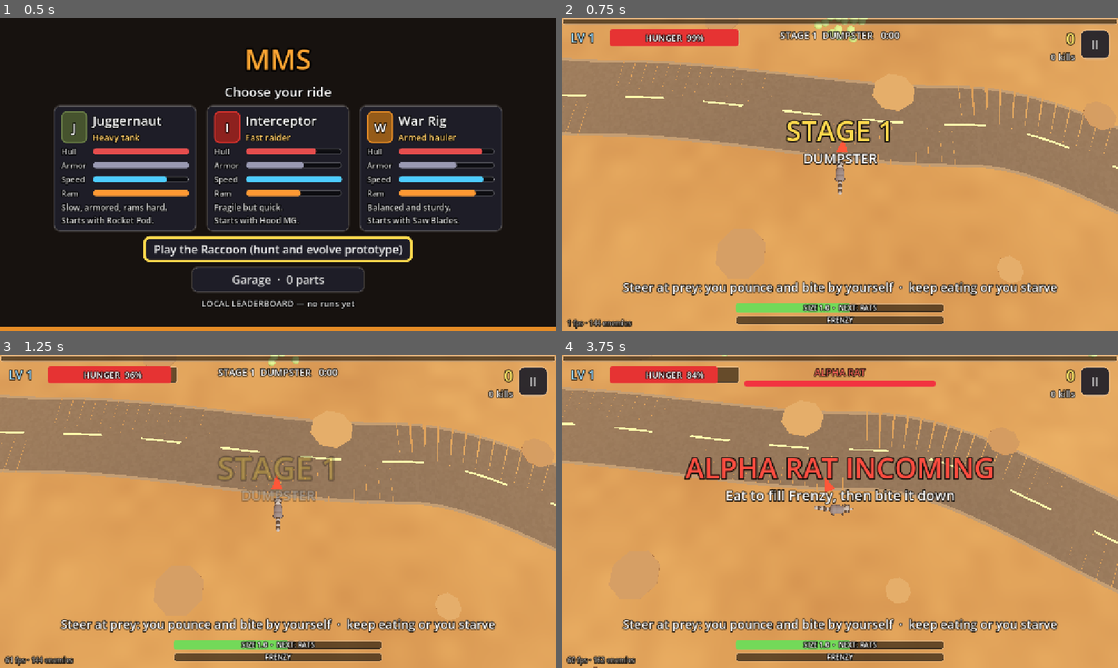
Above: before the commit, frames 1-4 (two rows, left to right).
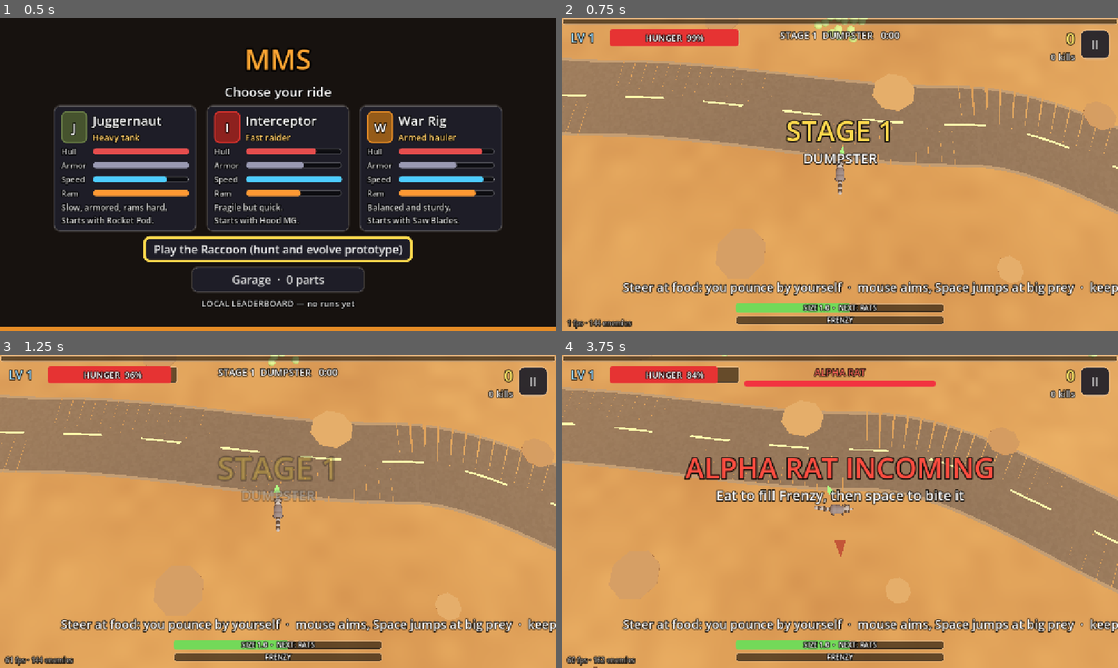
Above: after the commit, the same moments.

Repository: dnis-p/MMS
Game: Godot game, scene res://scenes/main.tscn
Two runs of this game, one before a commit and one after it. Both use one fixed random seed, a clock stepped at 60 frames per second and the inputs below.
Inputs (mouse positions are in pixels of both pictures, inside the frame that each line leads up to):
- Up to frame 1 (0.5 s): no input
- Up to frame 2 (0.75 s): click "Play the Raccoon (hunt and ev…" at 0.5 s
- Up to frame 3 (1.25 s): no input
- Up to frame 4 (3.75 s): tap Enter (ui_accept) at 1.25, 1.52 s; move the mouse to (962, 495) at 1.27 s; hold D (move_right) 1.28-2 s; hold Space (pounce, bound only after the commit) 1.28-2 s; click (962, 495) at 1.42 s; drag from (728, 527) to (812, 574) at 2.02 s; move the mouse to (895, 442) at 2.77 s; hold D (move_right) 2.78-3.5 s; hold Space (pounce, bound only after the commit) 2.78-3.5 s; tap P at 2.85 s; click (895, 442) at 2.92 s; click "Skip to boss (test)" at 3.5 s

Frame 1 is identical in both runs. In frame 2, 2.0% of the frame differs, in the area x 19-100%, y 39-89%; in frame 3, 2.0%; in frame 4, 3.5%.

Commit message:
Raccoon: hybrid jump, Space at the mouse pointer for big prey, food stays automatic
Co-Authored-By: Claude Opus 5.5 <noreply@anthropic.com>

Diff:
--- a/scripts/data/defs.gd
+++ b/scripts/data/defs.gd
@@ -48,14 +48,16 @@
 const DRIVE := {"accel_time": 0.25, "brake_time": 0.15, "steer_speed": 6.0, "turn_slow": 0.2, "lean": 0.03}
 
 ## Eat-and-grow prototype, used by classes with "creature": true. No guns: the creature pounces by
-## itself at prey ahead of it and bites everything around where it lands. Anything smaller is eaten
-## and resets the pounce; anything bigger loses a chunk of HP and bounces you back, drops at 0 HP
-## ("weak") and is then eaten. Mass is size squared.
+## itself at food ahead of it and bites everything around where it lands, but never at or next to
+## something big: that takes a jump (Space, or a tap on a phone) at what the pointer is on, within
+## aim_cone (a dot product) of the line to it. Anything smaller is eaten and resets the pounce;
+## anything bigger loses a chunk of HP and bounces you back, drops at 0 HP ("weak") and is then
+## eaten. jump_buffer: a jump pressed this many seconds early still goes. Mass is size squared.
 ## growth: share of the prey's mass you gain, less on later stages where prey is bigger. xp: share of its XP. stage_scale: food gets this much bigger each stage.
 ## zoom: camera zoom per point of size. pace_zoom: share of that zoom added to everyone's speed, so
 ## growing never feels slower on screen.
 ## HP is hunger: it drains by hunger_drain (plus hunger_stage per stage) per second, and each meal
-## gives the square root of its XP times meal. Frenzy (0-1): each meal adds frenzy_gain, it holds for frenzy_hold
+## gives the square root of its XP times meal. A chunk torn off something big gives tear_meal. Frenzy (0-1): each meal adds frenzy_gain, it holds for frenzy_hold
 ## seconds and then drains; it raises speed, bite area and chunks by the frenzy_* factors at full.
 ## scent_boost: extra speed while running at food within scent_range (Warwick's passive).
 ## reach, bite_radius and bounce are metres at size 1; reach grows by reach_grow per point of size.
@@ -65,8 +67,8 @@
 ## you, is added every threat_every seconds while fewer than threat_base + threat_ramp * t are alive.
 const EAT := {
 	"radius": 0.9, "growth": 0.0075, "xp": 0.11, "stage_scale": 2.5, "zoom": 0.3, "pace_zoom": 0.7,
-	"reach": 10.0, "reach_grow": 0.6, "bite_radius": 2.6, "ahead": 0.5, "lunge_time": 0.16, "bite_cd": 0.7, "chain_time": 0.3,
-	"bounce": 5.0, "bounce_time": 0.18, "bite_dmg": 40.0, "weak_time": 4.0, "recover": 0.4,
+	"reach": 10.0, "reach_grow": 0.6, "bite_radius": 2.6, "ahead": 0.5, "lunge_time": 0.16, "bite_cd": 0.7, "chain_time": 0.3, "aim_cone": 0.75, "jump_buffer": 0.2,
+	"bounce": 5.0, "bounce_time": 0.18, "bite_dmg": 40.0, "tear_meal": 8.0, "weak_time": 4.0, "recover": 0.4,
 	"hunger_drain": 8.0, "hunger_stage": 1.0, "meal": 1.0,
 	"frenzy_gain": 0.05, "frenzy_hold": 1.2, "frenzy_drain": 0.5, "frenzy_speed": 0.35, "frenzy_bite": 0.5, "frenzy_tear": 2.0,
 	"scent_boost": 0.3, "scent_range": 30.0,
--- a/scripts/game/bot.gd
+++ b/scripts/game/bot.gd
@@ -69,6 +69,13 @@
 	return Vector2(e.pos[run.alpha].x - car.x, e.pos[run.alpha].z - car.z).normalized() * 5.0
 
 
+## Bites the boss with Frenzy up and anything else big whenever it can. Returns what to jump at.
+func jump_at(run: Run) -> int:
+	if run.alpha >= 0 and run.frenzy < 0.4:
+		return -1
+	return run.enemies.nearest_big(run.player.global_position, run.bite_reach())
+
+
 func _toward_pickup(run: Run, car: Vector3) -> Vector2:
 	var best := Vector3.ZERO
 	var best_d := GEM_RANGE * GEM_RANGE
--- a/scripts/game/enemies.gd
+++ b/scripts/game/enemies.gd
@@ -47,6 +47,8 @@
 var herd := PackedFloat32Array()  # calm prey of a herd wander together along this angle
 var elite := PackedByteArray()  # eat mode: a brute that drops a crate
 var threat_count := 0  # eat mode: alive things too big to eat
+var aimed := -1  # eat mode: what a jump would hit right now
+var _big := PackedInt32Array()
 var _eat: Dictionary = Defs.EAT
 var _reach := 3.0
 var _free: Array[int] = []
@@ -369,25 +371,78 @@
 	return best
 
 
-## What to pounce at: food first, something bigger only when no food is in reach. Only what is
-## ahead counts, unless `any_way` is set, which is how bites chain.
-func bite_target(center: Vector3, facing: Vector3, reach: float, any_way: bool) -> int:
+## The closest food to pounce at by itself. Only what is ahead counts, unless `any_way` is set,
+## which is how bites chain. Food within `keep_off` of something big is left alone: going near
+## that has to be the player's choice.
+func bite_target(center: Vector3, facing: Vector3, reach: float, any_way: bool, keep_off: float) -> int:
+	_big.clear()
+	for i in used:
+		if alive[i] == 1 and not edible(i):
+			_big.append(i)
 	var best := -1
-	var best_score := INF
+	var best_gap := INF
 	var ahead: float = _eat["ahead"]
 	for i in used:
-		if alive[i] == 0:
+		if alive[i] == 0 or not edible(i):
 			continue
 		var diff := pos[i] - center
 		diff.y = 0.0
 		var length := diff.length()
 		var gap := length - radius[i]
-		if gap > reach or (not any_way and gap > 1.0 and diff.dot(facing) < ahead * length):
-			continue
-		var score := gap if edible(i) else gap + reach
-		if score < best_score:
-			best_score = score
+		if gap >= best_gap or gap > reach or (not any_way and gap > 1.0 and diff.dot(facing) < ahead * length):
+			continue
+		if not _near_big(pos[i], keep_off):
+			best_gap = gap
 			best = i
+	return best
+
+
+func _near_big(p: Vector3, keep_off: float) -> bool:
+	for b in _big:
+		var r := radius[b] + keep_off
+		if p.distance_squared_to(pos[b]) < r * r:
+			return true
+	return false
+
+
+## What a jump at the ground spot `at` would hit: whatever in reach is closest to that spot, inside
+## the cone around the line to it. Food and big prey count the same, since the player chose.
+func aim_target(center: Vector3, at: Vector3, reach: float) -> int:
+	var line := at - center
+	line.y = 0.0
+	var length := line.length()
+	if length < 0.01:
+		return -1
+	var dir := line / length
+	var spot := center + dir * minf(length, reach)
+	var cone: float = _eat["aim_cone"]
+	var best := -1
+	var best_d := INF
+	for i in used:
+		if alive[i] == 0:
+			continue
+		var diff := pos[i] - center
+		diff.y = 0.0
+		var l := diff.length()
+		if l - radius[i] > reach or diff.dot(dir) < cone * l:
+			continue
+		var d2 := spot.distance_squared_to(pos[i])
+		if d2 < best_d:
+			best_d = d2
+			best = i
+	return best
+
+
+## The closest thing too big to eat within `r`, or -1.
+func nearest_big(center: Vector3, r: float) -> int:
+	var best := -1
+	var best_d := r * r
+	for i in used:
+		if alive[i] == 1 and not edible(i):
+			var d2 := center.distance_squared_to(pos[i]) - radius[i] * radius[i]
+			if d2 < best_d:
+				best_d = d2
+				best = i
 	return best
 
 
@@ -437,6 +492,8 @@
 				color = color.lightened(0.2)
 			else:  # too big: black with a red pulse
 				color = DANGER_COLOR.lerp(DANGER_PULSE, pulse)
+			if i == aimed:
+				color = color.lerp(white, 0.65)
 		var k: int = counts[t]
 		_mm[t].set_instance_transform(k, Transform3D(basis, Vector3(p.x, lift + bob, p.z)))
 		_mm[t].set_instance_color(k, white if flash[i] > 0.0 else color)
--- a/scripts/game/player.gd
+++ b/scripts/game/player.gd
@@ -40,6 +40,8 @@
 var _model: RaccoonBody
 var _grafts: Array = []
 var _scent: MeshInstance3D
+var _aim: MeshInstance3D
+var _aim_mat: StandardMaterial3D
 
 var theta := 0.0
 var ring_index := 1
@@ -85,7 +87,9 @@
 	add_child(_body)
 	if creature:
 		set_form(0)
-		_build_scent()
+		_scent = _arrow(Color(0.5, 1.0, 0.4), Vector3(0.8, 1.2, 0.05))
+		_aim = _arrow(Color(0.6, 0.2, 0.15), Vector3(1.3, 1.9, 0.05))
+		_aim_mat = _aim.material_override
 		return
 	var wheel_r := 0.45 if class_id != "juggernaut" else 0.55
 	var hull_y := wheel_r + size.y * 0.5 - 0.1
@@ -145,27 +149,44 @@
 	_model.graft(part, color)
 
 
-## An arrow on the ground that points at the nearest food.
-func _build_scent() -> void:
-	_scent = MeshInstance3D.new()
+## An arrow lying on the ground around the body.
+func _arrow(color: Color, size: Vector3) -> MeshInstance3D:
+	var arrow := MeshInstance3D.new()
 	var mesh := PrismMesh.new()
-	mesh.size = Vector3(1.3, 1.9, 0.05)
-	_scent.mesh = mesh
+	mesh.size = size
+	arrow.mesh = mesh
 	var mat := StandardMaterial3D.new()
 	mat.shading_mode = BaseMaterial3D.SHADING_MODE_UNSHADED
-	mat.albedo_color = Color(1.0, 0.2, 0.15)
-	_scent.material_override = mat
-	_scent.top_level = true
+	mat.albedo_color = color
+	arrow.material_override = mat
+	arrow.top_level = true
+	arrow.visible = false
+	add_child(arrow)
+	return arrow
+
+
+## `dir` is flat; zero hides the arrow.
+func _point(arrow: MeshInstance3D, dir: Vector3, s: float, out: float) -> void:
+	arrow.visible = dir != Vector3.ZERO
+	if arrow.visible:
+		arrow.basis = Basis(dir.cross(Vector3.UP), dir, Vector3.UP).scaled(Vector3.ONE * s)
+		arrow.global_position = global_position + dir * (radius + out * s) + Vector3(0, 0.3, 0)
+
+
+## Green: where the nearest food is.
+func set_scent(dir: Vector3, s: float) -> void:
+	_point(_scent, dir, s, 1.8)
+
+
+## Red: where a jump would go, bright when something is there to hit.
+func set_aim(dir: Vector3, s: float, locked: bool) -> void:
+	_point(_aim, dir, s, 3.4)
+	_aim_mat.albedo_color = Color(1.0, 0.12, 0.08) if locked else Color(0.6, 0.2, 0.15)
+
+
+func hide_arrows() -> void:
 	_scent.visible = false
-	add_child(_scent)
-
-
-## `dir` is flat and points at the food; zero hides the arrow.
-func set_scent(dir: Vector3, s: float) -> void:
-	_scent.visible = dir != Vector3.ZERO
-	if _scent.visible:
-		_scent.basis = Basis(dir.cross(Vector3.UP), dir, Vector3.UP).scaled(Vector3.ONE * s)
-		_scent.global_position = global_position + dir * (radius + 2.6 * s) + Vector3(0, 0.3, 0)
+	_aim.visible = false
 
 
 ## Starts a pounce (or a bounce, with `face` off) that takes `time` seconds and stops `stop` metres short.
--- a/scripts/game/run.gd
+++ b/scripts/game/run.gd
@@ -11,6 +11,7 @@
 
 const ARENA_CENTER := Vector3(0, 0, 4000)
 const STICK_DEADZONE := 18.0
+const SPACE_GUARD := 0.6  # panels ignore the keyboard this long, so mashed bites can't click them
 
 var class_id := ""
 var stage := 1
@@ -116,6 +117,11 @@
 var _scent := -1  # nearest food
 var _prey := -1  # what the pounce in progress is aimed at
 var _biting := false  # the lunge in progress ends in a bite, not a bounce
+var aim_point := Vector3.ZERO  # the ground spot a jump goes at
+var _mouse_seen := false  # no mouse (yet): jumps go straight ahead
+var _jump_buffer := 0.0
+var _tap_left := 0.0  # seconds a phone tap holds the aim
+var _cursor_locked := -1
 var _herd_timer := 0.0
 var _threat_timer := 0.0
 var _hungry_tick := 0.0
@@ -187,6 +193,7 @@
 	crate_ui.auto_close = autotest
 	ui.add_child(crate_ui)
 	overlay = Overlay.new()
+	overlay.focus_delay = SPACE_GUARD if eat_mode else 0.0
 	ui.add_child(overlay)
 
 	_start_stage()
@@ -195,6 +202,8 @@
 func _exit_tree() -> void:
 	Engine.time_scale = 1.0
 	Sfx.rev_stop()
+	if eat_mode:
+		Input.set_custom_mouse_cursor(null)
 	if get_tree():
 		get_tree().paused = false
 
@@ -278,7 +287,7 @@
 	if stage == 1:
 		var hint := "WASD / arrows or drag to drive  ·  weapons fire on their own"
 		if eat_mode:
-			hint = "Steer at prey: you pounce and bite by yourself  ·  keep eating or you starve"
+			hint = "Steer at food: you pounce by yourself  ·  %s  ·  keep eating or you starve" % ("tap to jump at big prey" if OS.has_feature("mobile") else "mouse aims, Space jumps at big prey")
 		hud.show_hint(hint, 6.0)
 	if eat_mode:
 		_last_meal = 0.0
@@ -494,6 +503,8 @@
 		frenzy = maxf(0.0, frenzy - e["frenzy_drain"] * delta)
 		_frenzied = _frenzied and frenzy > 0.5
 	_chain_left -= delta
+	_jump_buffer -= delta
+	_tap_left -= delta
 	if p.lunge_left > 0.0:
 		if _biting and enemies.is_alive(_prey):
 			p.lunge_to = enemies.pos[_prey]
@@ -505,6 +516,7 @@
 	if _sniff <= 0.0:
 		_sniff = 0.1
 		_scent = enemies.nearest_food(p.global_position)
+		enemies.aimed = enemies.aim_target(p.global_position, aim_point, bite_reach())
 	var to_food := Vector3.ZERO
 	var scent := false
 	if enemies.is_alive(_scent) and enemies.edible(_scent):
@@ -516,15 +528,60 @@
 	p.set_scent(to_food, view_zoom)
 	p.boost = (1.0 + e["frenzy_speed"] * frenzy) * (1.0 + (e["scent_boost"] if scent else 0.0))
 	p.drive(delta, _move_input(delta), map)
+	_update_aim()
 	if _bite_cd > 0.0:
 		return
+	if autotest:
+		var b := bot.jump_at(self)
+		if b >= 0:
+			aim_point = enemies.pos[b]
+			_jump_buffer = e["jump_buffer"]
+	if _jump_buffer > 0.0:
+		var j := enemies.aim_target(p.global_position, aim_point, bite_reach())
+		if j >= 0:
+			_jump_buffer = 0.0
+			_pounce(j)
+			return
 	_seek -= delta
 	if _seek > 0.0:
 		return
 	_seek = 0.05
-	var i := enemies.bite_target(p.global_position, p.heading, bite_reach(), _chain_left > 0.0)
+	var i := enemies.bite_target(p.global_position, p.heading, bite_reach(), _chain_left > 0.0, bite_radius())
 	if i >= 0:
 		_pounce(i)
+
+
+## Keeps the aim on the pointer and shows it: red arrow, pointer and the target all light up.
+func _update_aim() -> void:
+	var p := player
+	if _tap_left <= 0.0:
+		aim_point = _ground_at(get_viewport().get_mouse_position()) if _mouse_seen and not autotest else p.global_position + p.heading * bite_reach()
+	var locked := enemies.is_alive(enemies.aimed)
+	var to := (enemies.pos[enemies.aimed] if locked else aim_point) - p.global_position
+	to.y = 0.0
+	p.set_aim(to.normalized() if _mouse_seen and to.length_squared() > 0.01 else Vector3.ZERO, view_zoom, locked)
+	if not autotest and _mouse_seen and int(locked) != _cursor_locked:
+		_cursor_locked = int(locked)
+		Input.set_custom_mouse_cursor(Ui.crosshair(Color(1.0, 0.15, 0.1) if locked else Color(1, 1, 1)), Input.CURSOR_ARROW, Vector2(24, 24))
+
+
+## Where a screen position lands on the ground.
+func _ground_at(screen: Vector2) -> Vector3:
+	var from := camera.project_ray_origin(screen)
+	var dir := camera.project_ray_normal(screen)
+	return from - dir * from.y / minf(dir.y, -0.01)
+
+
+func press_jump() -> void:
+	_jump_buffer = Defs.EAT["jump_buffer"]
+
+
+func _tap_jump(screen: Vector2) -> void:
+	if phase != Phase.ROAM or not eat_mode:
+		return
+	aim_point = _ground_at(screen)
+	_tap_left = Defs.EAT["jump_buffer"]
+	press_jump()
 
 
 ## Hunger is your health: it drains all the time and only food refills it.
@@ -554,7 +611,7 @@
 func _pounce(i: int) -> void:
 	_prey = i
 	_biting = true
-	player.set_scent(Vector3.ZERO, 1.0)
+	player.hide_arrows()
 	var stop: float = 0.0 if enemies.edible(i) else enemies.radius[i] + player.radius * 0.5
 	player.lunge(enemies.pos[i], Defs.EAT["lunge_time"], stop)
 	Sfx.play("dash", -10.0, 1.5)
@@ -622,6 +679,7 @@
 func _tear(i: int) -> bool:
 	var amount := plain_bite() * (1.0 + Defs.EAT["frenzy_tear"] * frenzy)
 	enemies.hp[i] -= amount
+	player.hp = minf(player.max_hp, player.hp + Defs.EAT["tear_meal"])
 	enemies.flash[i] = 0.1
 	fx.number(enemies.pos[i], amount, frenzy > 0.75)
 	fx.burst(enemies.pos[i] + Vector3(0, 0.5, 0), Color(0.8, 0.1, 0.1), 10, 1.0 + enemies.sizes[i] * 0.2)
@@ -756,7 +814,7 @@
 		if i >= 0:
 			_make_big(i, body_size * e["elite_size"], e["elite_bites"])
 			enemies.elite[i] = 1
-		overlay.banner("ELITE!", "Bite it down and eat it for a crate", Color(1.0, 0.75, 0.2), 1.4)
+		overlay.banner("ELITE!", "%s to bite it down, eat it for a crate" % _jump_word(), Color(1.0, 0.75, 0.2), 1.4)
 		Sfx.play("warn", -10.0, 1.4, true)
 
 
@@ -879,8 +937,12 @@
 	enemies.speed[i] = e["alpha_speed"]
 	enemies.dmg[i] = e["alpha_dmg"]
 	enemies.attack_cd[i] = e["alpha_lunge_every"]
-	overlay.banner("%s INCOMING" % String(biome["boss"]), "Eat to fill Frenzy, then bite it down", Color(1, 0.3, 0.25), 1.8)
+	overlay.banner("%s INCOMING" % String(biome["boss"]), "Eat to fill Frenzy, then %s to bite it" % _jump_word().to_lower(), Color(1, 0.3, 0.25), 1.8)
 	Sfx.play("warn", -4.0, 1.0, true)
+
+
+func _jump_word() -> String:
+	return "Tap" if OS.has_feature("mobile") else "Space"
 
 
 func _on_alpha_eaten(p: Vector3) -> void:
@@ -888,7 +950,7 @@
 	phase = Phase.FEAST
 	player.end_lunge()
 	player.boost = 1.0
-	player.set_scent(Vector3.ZERO, 1.0)
+	player.hide_arrows()
 	if autotest:
 		print("alpha eaten: stage=%d t=%.0f fight=%.1f size=%.1f level=%d hp=%d" % [stage, stage_time, stage_time - _alpha_born, body_size, level, player.hp])
 	var m: Dictionary = _eat_stage(stage)["mutation"]
@@ -1332,7 +1394,15 @@
 			_open_pause()
 
 
+func _input(event: InputEvent) -> void:
+	if eat_mode and event is InputEventMouseMotion and event.device != InputEvent.DEVICE_ID_EMULATION:
+		_mouse_seen = true
+
+
 func _unhandled_input(event: InputEvent) -> void:
+	if eat_mode and phase == Phase.ROAM and event.is_action_pressed("pounce"):
+		press_jump()
+		return
 	if event.is_action_pressed("pause"):
 		if _paused_by_menu:
 			overlay.hide_panel()
@@ -1362,6 +1432,8 @@
 	if event is InputEventScreenTouch:
 		if event.pressed and _stick_index == -1:
 			_stick_start(event.index, event.position)
+		elif event.pressed:
+			_tap_jump(event.position)
 		elif not event.pressed and event.index == _stick_index:
 			_stick_reset()
 	elif event is InputEventScreenDrag:
--- a/scripts/main.gd
+++ b/scripts/main.gd
@@ -122,6 +122,7 @@
 		"move_up": [KEY_W, KEY_UP],
 		"move_down": [KEY_S, KEY_DOWN],
 		"pause": [KEY_ESCAPE, KEY_P],
+		"pounce": [KEY_SPACE],
 	}
 	for action in map:
 		if not InputMap.has_action(action):
--- a/scripts/ui/hud.gd
+++ b/scripts/ui/hud.gd
@@ -107,6 +107,7 @@
 	right.add_child(_kills_label)
 
 	var pause := Button.new()
+	pause.focus_mode = Control.FOCUS_NONE  # Space must not press it
 	pause.text = "II"
 	pause.set_anchors_and_offsets_preset(Control.PRESET_TOP_RIGHT)
 	pause.offset_left = -88
--- a/scripts/ui/overlay.gd
+++ b/scripts/ui/overlay.gd
@@ -2,6 +2,7 @@
 extends Control
 ## Banners, screen flashes and simple modal panels (pause, stage clear, game over).
 
+var focus_delay := 0.0  # creatures mash Space, which must not press a button by accident
 var _banner: Label
 var _banner_sub: Label
 var _flash: ColorRect
@@ -105,7 +106,7 @@
 			first = btn
 	_panel_root.visible = true
 	if first:
-		first.grab_focus()
+		Ui.focus_after(first, focus_delay)
 
 
 func hide_panel() -> void:
--- a/scripts/ui/ui.gd
+++ b/scripts/ui/ui.gd
@@ -131,3 +131,28 @@
 		hint.custom_minimum_size.x = 180 if compact else 230
 		v.add_child(hint)
 	return v
+
+
+## Keyboard focus after `delay` seconds, even while the game is paused.
+static func focus_after(c: Control, delay: float) -> void:
+	if delay <= 0.0:
+		c.grab_focus()
+		return
+	c.get_tree().create_timer(delay, true).timeout.connect(func():
+		if is_instance_valid(c) and c.is_visible_in_tree():
+			c.grab_focus())
+
+
+## The in-game pointer: a ring with a cross, big enough to find on a busy screen.
+static func crosshair(color: Color) -> ImageTexture:
+	var img := Image.create(48, 48, false, Image.FORMAT_RGBA8)
+	for y in 48:
+		for x in 48:
+			var d := Vector2(x - 23.5, y - 23.5)
+			var on := absf(d.length() - 16.0) < 2.0 or (minf(absf(d.x), absf(d.y)) < 1.2 and d.length() > 8.0 and d.length() < 23.0)
+			var edge := absf(d.length() - 16.0) < 3.5
+			if on:
+				img.set_pixel(x, y, color)
+			elif edge:
+				img.set_pixel(x, y, Color(0, 0, 0, 0.8))
+	return ImageTexture.create_from_image(img)
--- a/tests/eat_check.gd
+++ b/tests/eat_check.gd
@@ -59,8 +59,35 @@
 			_step = "pounce"
 		"pounce":
 			if _wait <= 0.0:
-				_check("prey ahead gets pounced on with no input", not r.enemies.is_alive(_food) and r.frenzy > 0.0)
-				r.enemies.clear()
+				_check("food ahead gets pounced on with no input", not r.enemies.is_alive(_food) and r.frenzy > 0.0)
+				r.enemies.clear()
+				r.player.end_lunge()
+				r._bite_cd = 0.0
+				r.player.heading = Vector3.FORWARD
+				_food = r.enemies.spawn(Enemies.BRUTE, r.player.global_position + Vector3.FORWARD * 7.0, 1.0)
+				r._make_big(_food, 2.0, 3.0)
+				r.enemies.speed[_food] = 0.0
+				_gap = r.enemies.hp[_food]
+				_wait = 0.3
+				_step = "no_auto"
+		"no_auto":
+			if _wait <= 0.0:
+				_check("something big is never jumped at by itself", r.enemies.hp[_food] == _gap and r.player.lunge_left <= 0.0)
+				r.press_jump()
+				_wait = 0.4
+				_step = "jump"
+		"jump":
+			if _wait <= 0.0:
+				_check("Space jumps at big prey and bites it", r.enemies.hp[_food] < _gap)
+				r.enemies.clear()
+				r.player.end_lunge()
+				r._bite_cd = 0.0
+				r.press_jump()
+				_wait = 0.1
+				_step = "empty_jump"
+		"empty_jump":
+			if _wait <= 0.0:
+				_check("Space with nothing in range does nothing", r.player.lunge_left <= 0.0)
 				_food = r.enemies.spawn(Enemies.CRAWLER, r.player.global_position + Vector3.BACK * 15.0, 1e6)
 				_gap = 15.0
 				_wait = 0.5
@@ -153,6 +180,17 @@
 	_check("Frenzy widens the bite", r.bite_radius() > plain)
 	r.frenzy = 0.0
 
+	var beside := e.spawn(Enemies.CRAWLER, at + Vector3.FORWARD * 6.0, 1e6)
+	_check("food on its own can be pounced on", e.bite_target(at, Vector3.FORWARD, 10.0, false, 2.0) == beside)
+	var near := e.spawn(Enemies.BRUTE, at + Vector3.FORWARD * 7.0, 1.0)
+	r._make_big(near, 3.0, 2.0)
+	_check("food next to something big is left alone", e.bite_target(at, Vector3.FORWARD, 10.0, false, 2.0) == -1)
+	var left := e.spawn(Enemies.BRUTE, at + Vector3.LEFT * 7.0, 1.0)
+	r._make_big(left, 3.0, 2.0)
+	_check("the pointer picks the target", e.aim_target(at, at + Vector3.LEFT * 7.0, 10.0) == left and e.aim_target(at, at + Vector3.FORWARD * 6.0, 10.0) == beside)
+	_check("the pointer can't pick what is behind it", e.aim_target(at, at + Vector3.BACK * 7.0, 10.0) == -1)
+	e.clear()
+
 	var big := e.spawn(Enemies.BRUTE, at + Vector3(1, 0, 0), 1.0)
 	r._make_big(big, 5.0, 1.9)
 	_check("bigger food is too big", not e.edible(big))
--- a/tests/ui_shots.gd
+++ b/tests/ui_shots.gd
@@ -60,6 +60,9 @@
 				_run().enemies.spawn(k % 4, _run().player.global_position + Vector3(cos(k) * 16.0, 0, sin(k) * 12.0), 1e6)],
 		[25.0, func(): _shot("raccoon_grown")],
 		[25.2, func(): _run()._spawn_alpha()],
+		[27.9, func():
+			_run()._mouse_seen = true
+			get_viewport().warp_mouse(get_viewport().get_visible_rect().size * 0.5 + Vector2(240, -120))],
 		[28.0, func(): _shot("raccoon_boss")],
 		[28.1, func(): _run().hit_enemy(_run().alpha, 1e9, Vector3.LEFT, 0.0, false)],
 		[28.6, func(): _shot("raccoon_boss_down")],
Not shown, changed: CLAUDE.md
Not shown, changed: README.md
Not shown, changed: docs/DESIGN.md
